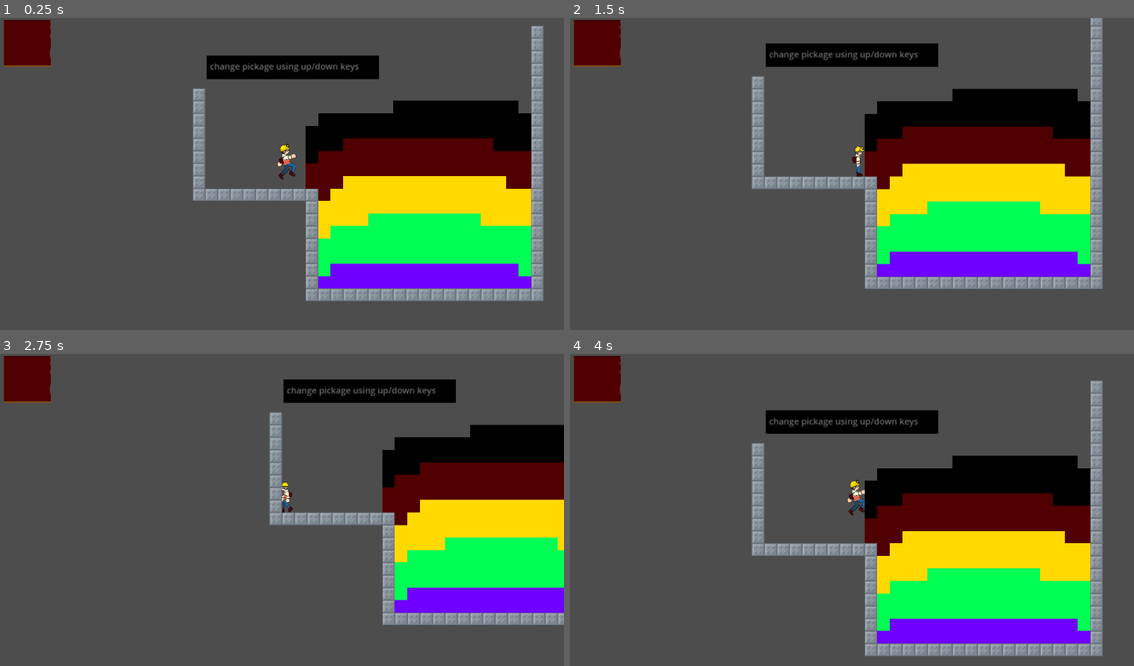
Above: before the commit, frames 1-4 (two rows, left to right).
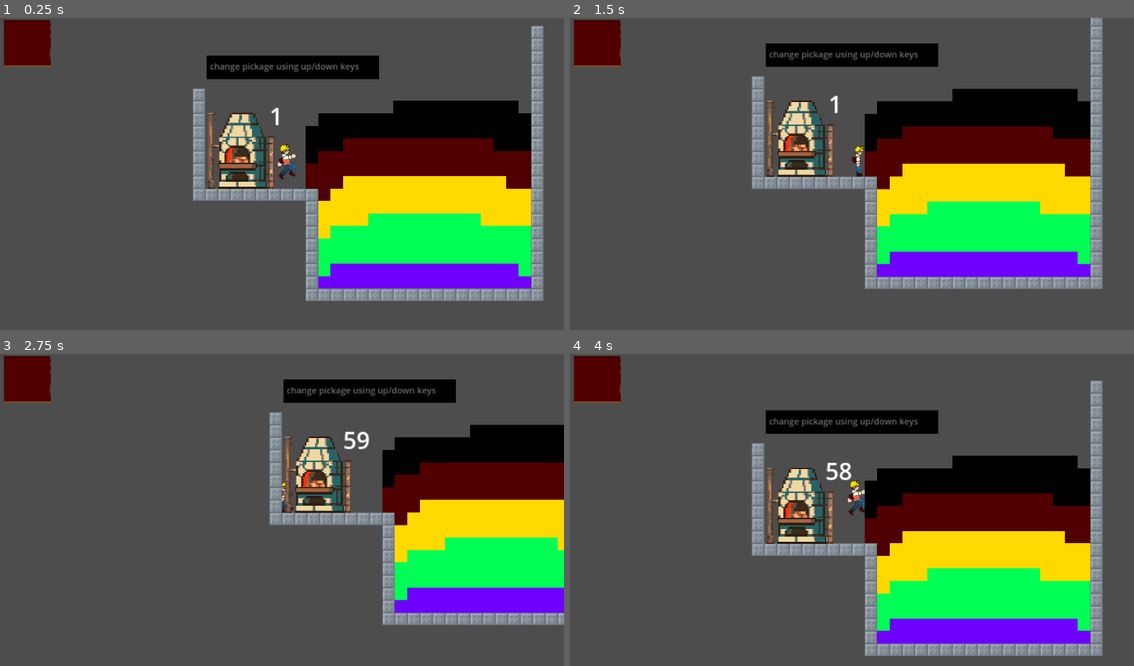
Above: after the commit, the same moments.

Repository: kangurm/Blockbuster
Game: Godot game, scene res://scenes/grid-test.tscn
Two runs of this game, one before a commit and one after it. Both use one fixed random seed, a clock stepped at 60 frames per second and the inputs below.
Inputs (mouse positions are in pixels of both pictures, inside the frame that each line leads up to):
- Up to frame 1 (0.25 s): no input
- Up to frame 2 (1.5 s): tap Enter (enter) at 0.5 s; move the mouse to (976, 161) at 0.52 s; hold Enter (enter) 0.53-1.28 s; hold Right (ui_right) from 0.53 s (still down); click (976, 161) at 0.67 s; tap Up (mv_up) at 0.77 s; move the mouse to (739, 192) at 1.27 s; click (739, 192) at 1.35 s
- Up to frame 3 (2.75 s): tap Up (mv_up) at 1.52 s; move the mouse to (338, 441) at 2.02 s; release Right (ui_right) at 2.03 s; hold Left (ui_left) from 2.03 s (still down); hold Enter (enter) from 2.03 s (still down)
- Up to frame 4 (4 s): move the mouse to (823, 575) at 2.77 s; release Left (ui_left) at 2.78 s; release Enter (enter) at 2.78 s; hold Right (ui_right) from 2.78 s (still down); click (823, 575) at 2.85 s; tap Up (mv_up) at 3.02, 3.77 s; move the mouse to (1021, 559) at 3.52 s; hold Enter (enter) from 3.53 s (still down)

The runs differ from the first frame. In frame 1, 2.3% of the frame differs, in the area x 36-50%, y 28-55%; in frame 2, 2.3%; in frame 3, 2.4%, in the area x 50-66%, y 24-51%; in frame 4, 2.4%.

Commit message:
refinery

Diff:
--- a/scenes/grid-test.tscn
+++ b/scenes/grid-test.tscn
@@ -28,3 +28,6 @@
 text = "change pickage using up/down keys"
 editable = false
 wrap_mode = 1
+
+[node name="Refinery" parent="." instance=ExtResource("5_726mq")]
+position = Vector2(-50, -13)
Not shown: 1 places in scenes/grid-test.tscn that only renumber resources
